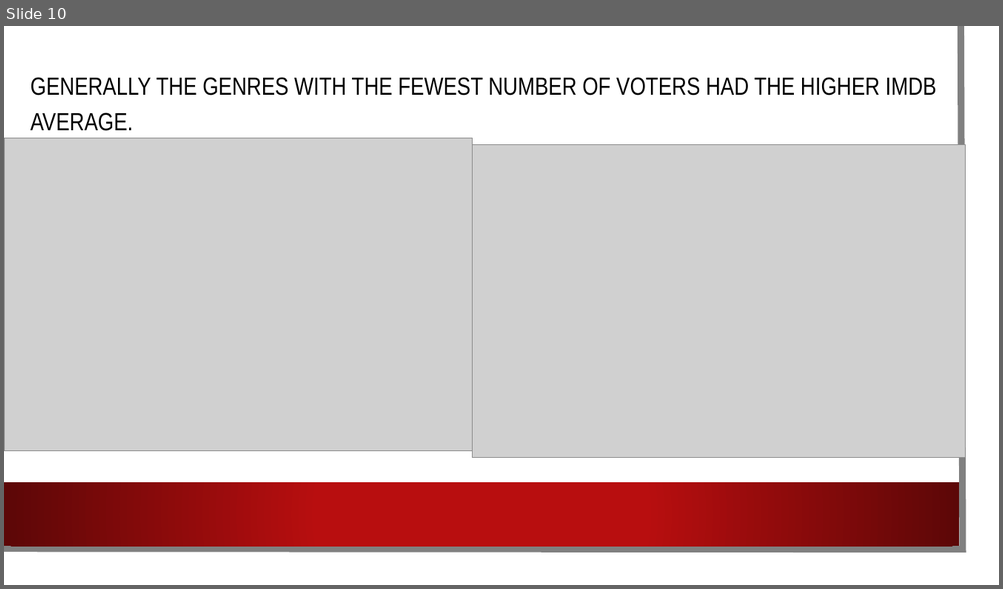
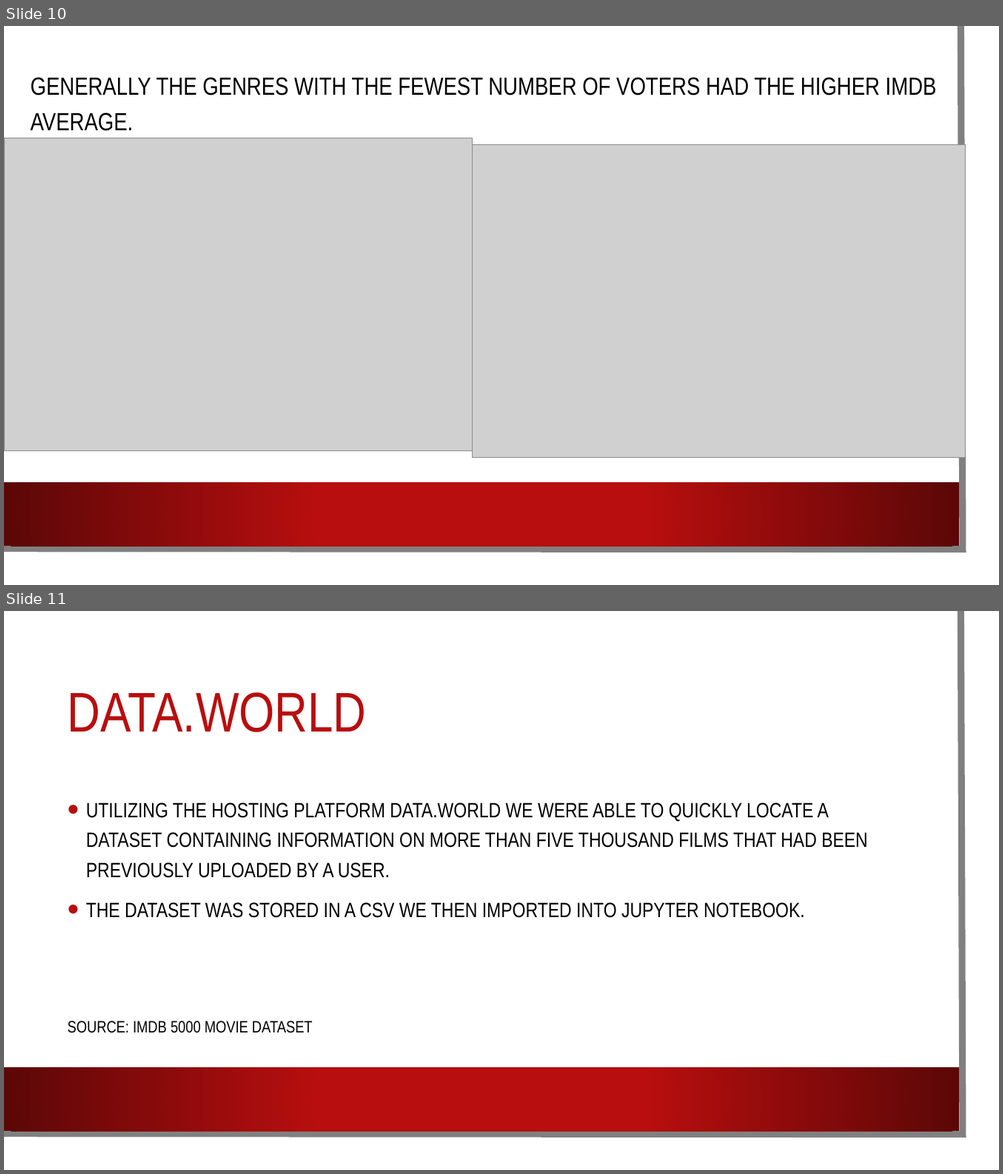
Before and after one commit to mlubin2/Movie_Project, a slide deck: Movie PP.pptx. Shown one above the other, each under a label of ours: slide 10 before the commit, slides 10 and 11 after it. The pictures are 1003x589 and 1003x1174 pixels, drawn with LibreOffice and Linux fonts; fonts in the diff are those of the drawing; grey boxes stand for pictures; background and template pictures are left out. Boxes give left, top, right and bottom in pixels: in the first picture for what was removed or moved away, otherwise in the second. Text is boxed around its words. In the diff, an @@ line names an element or a change of style, - is before the commit and + after.

```diff
--- a/Movie PP.pptx
+++ b/Movie PP.pptx
@@ slide 11 added at [4, 611, 999, 1170], background picture (left out); not listed: 3 template elements that a slide beside it also shows @@
@@ title added at [68, 692, 367, 732], 54 pt, text #B80E0F @@
+DATA.WORLD
@@ text added at [68, 803, 868, 1034], 20 pt, text #000000 @@
+• UTILIZING THE HOSTING PLATFORM DATA.WORLD WE WERE ABLE TO QUICKLY LOCATE A DATASET CONTAINING INFORMATION ON MORE THAN FIVE THOUSAND FILMS THAT HAD BEEN PREVIOUSLY UPLOADED BY A USER.
+• THE DATASET WAS STORED IN A CSV WE THEN IMPORTED INTO JUPYTER NOTEBOOK.
+SOURCE: IMDB 5000 MOVIE DATASET
```
Also in this commit, not shown: 4 other slides added, 4 other files.
